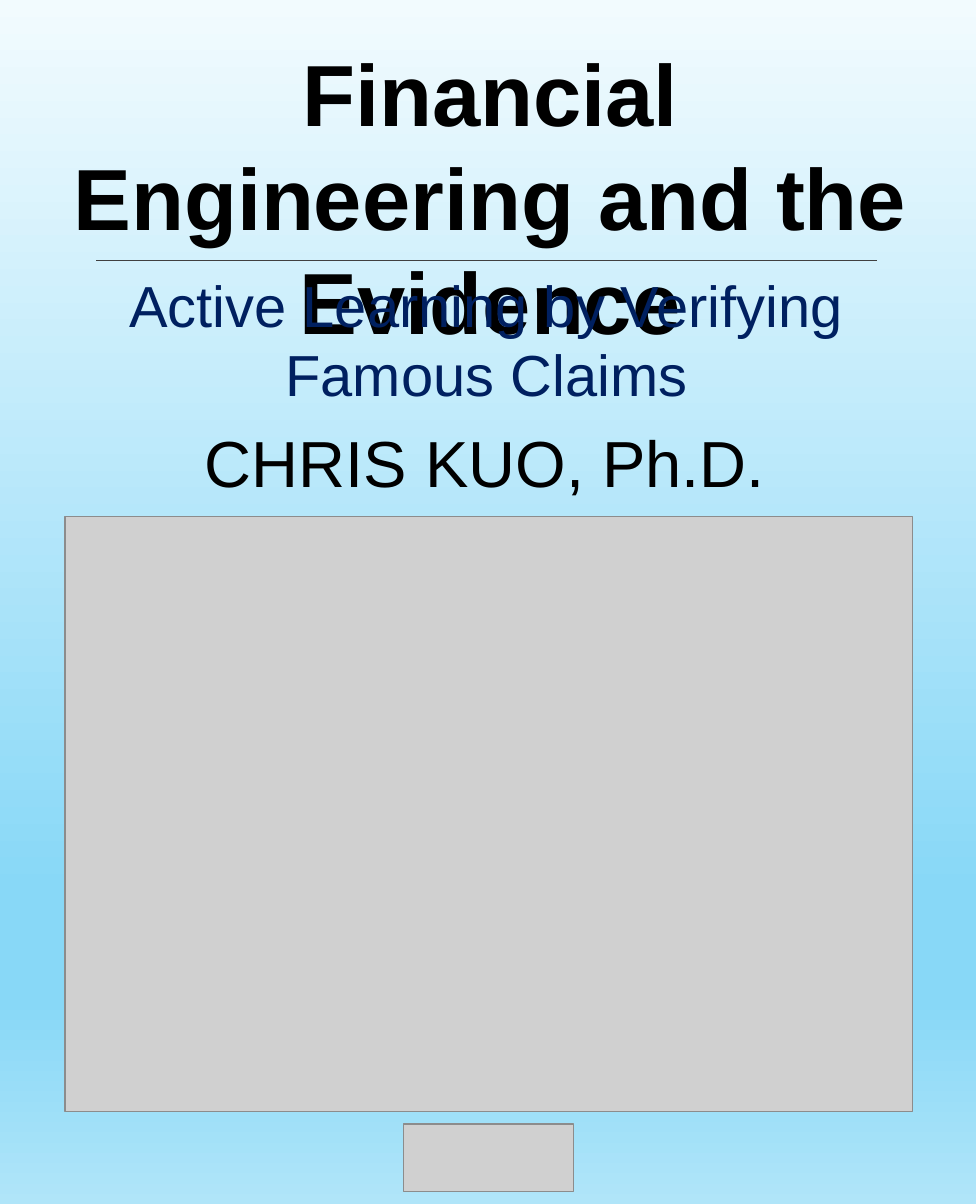
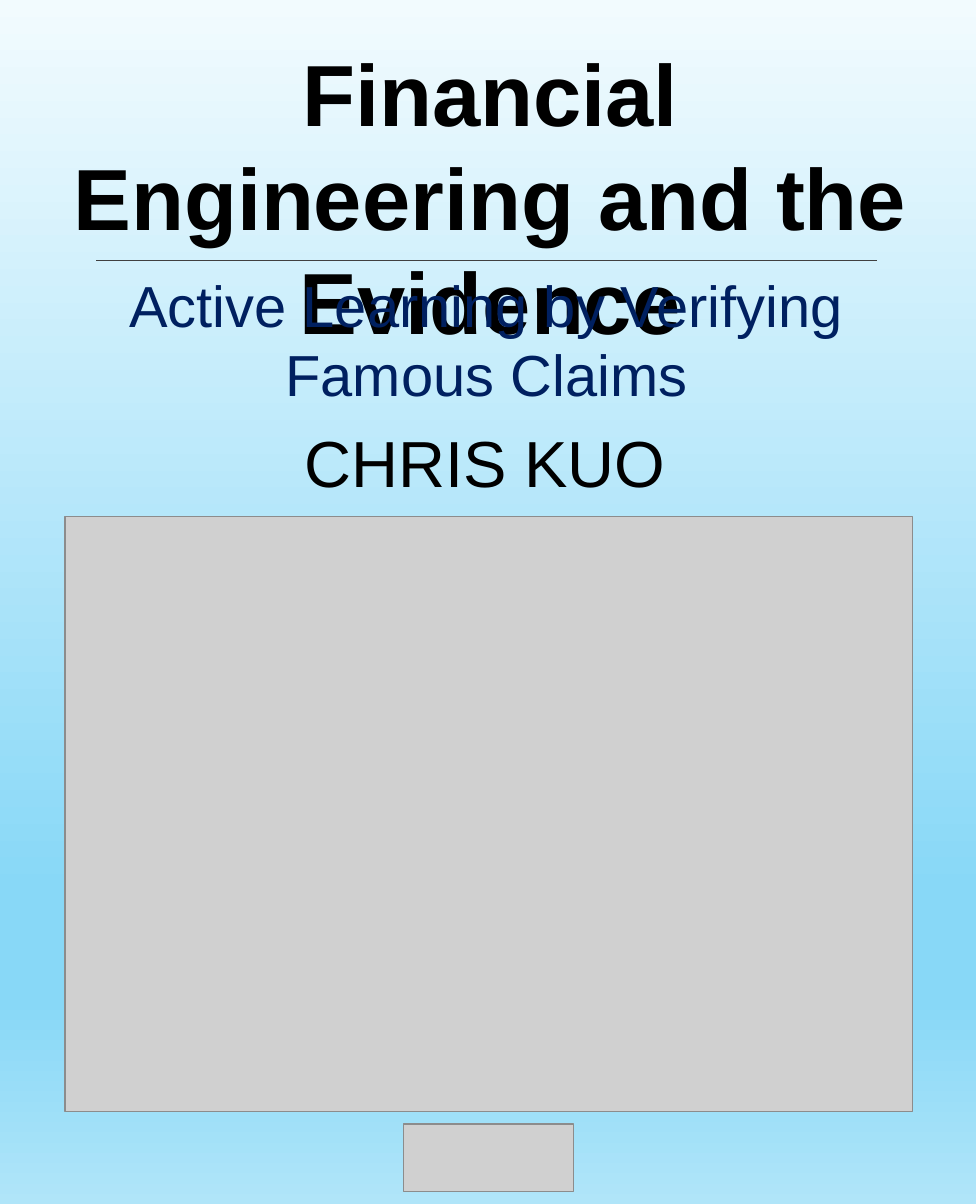
Before and after one commit to drdataman01-ai/Book_FE, a slide deck: slide 1 of book/cover/The_frontcover_75_925.pptx. Drawn at 976x1204 pixels with LibreOffice and Linux fonts; fonts in the diff are those of the drawing; grey boxes stand for pictures. Boxes give left, top, right and bottom in pixels: in the first picture for what was removed or moved away, otherwise in the second. Text is boxed around its words. In the diff, an @@ line names an element or a change of style, - is before the commit and + after.

```diff
--- a/book/cover/The_frontcover_75_925.pptx
+++ b/book/cover/The_frontcover_75_925.pptx
@@ text at (x1=304, y1=441, x2=666, y2=488): text changed @@
-CHRIS KUO, Ph.D.
+CHRIS KUO
```
Also in this commit, not shown: 29 other files.
